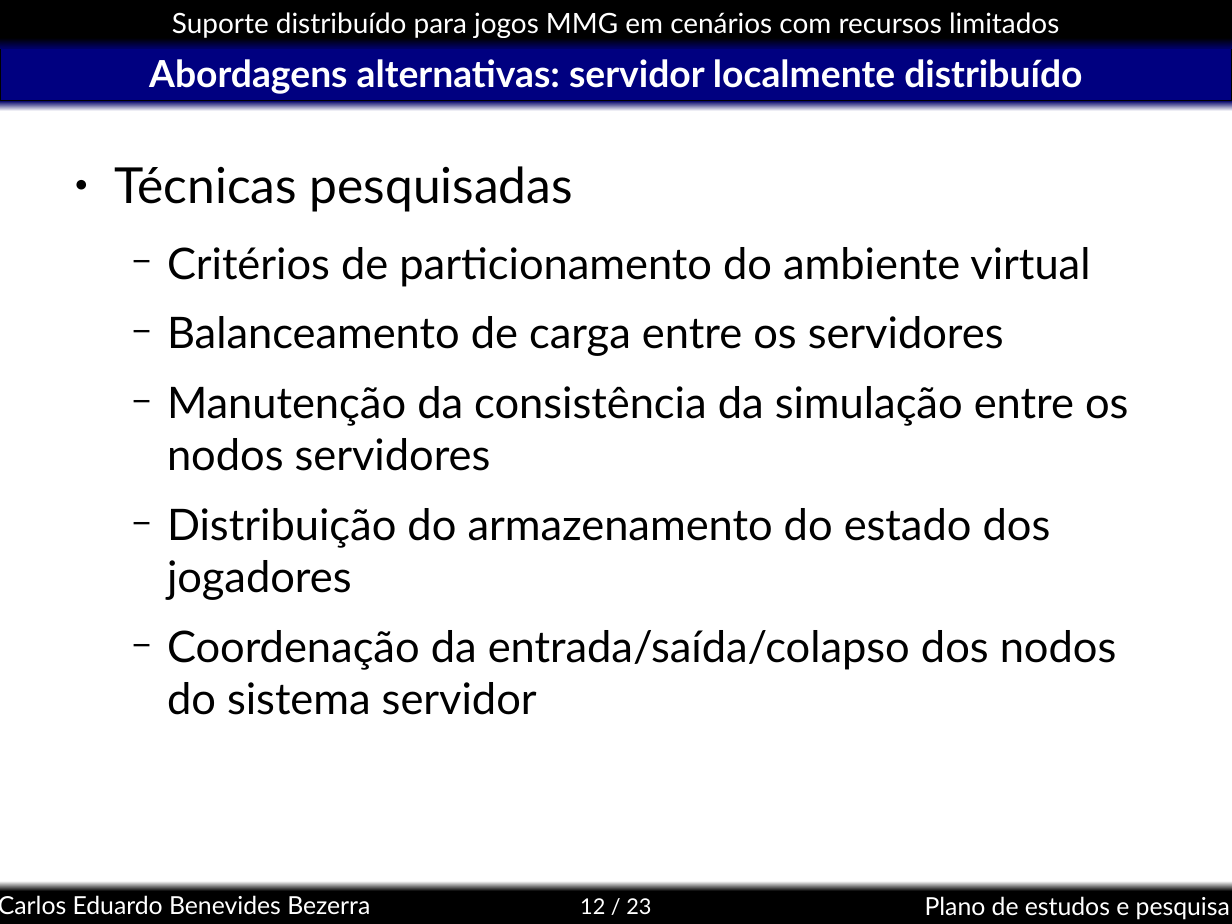
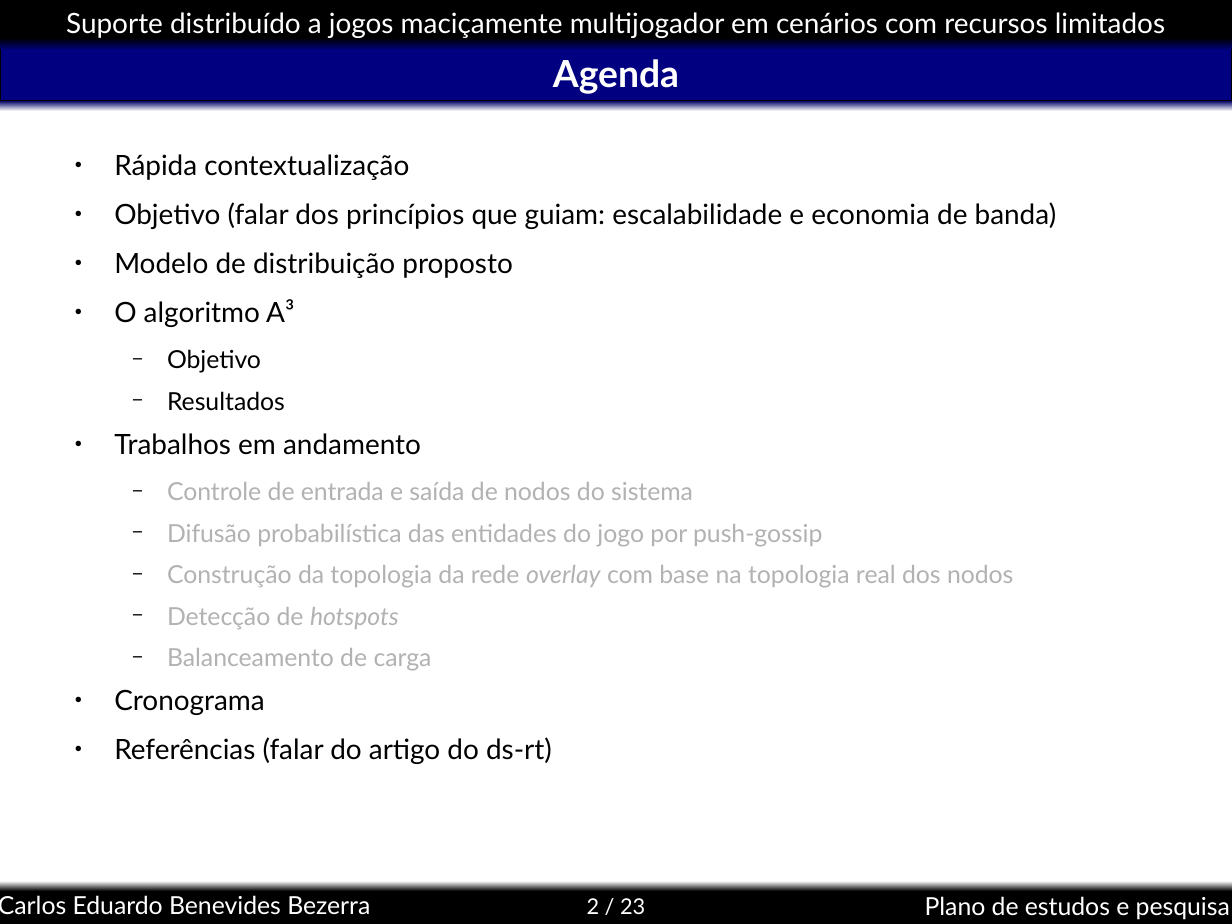
Before and after one commit to kdubezerra/kdubezerra, a slide deck: slide 2 of textos/semac/Semac_Defesa.ppt (slide 12 before the commit). Drawn at 1232x924 pixels with LibreOffice and Linux fonts; fonts in the diff are those of the drawing; background and template pictures are left out. Boxes give left, top, right and bottom in pixels: in the first picture for what was removed or moved away, otherwise in the second. Text is boxed around its words. In the diff, an @@ line names an element or a change of style, - is before the commit and + after.

```diff
--- a/textos/semac/Semac_Defesa.ppt
+++ b/textos/semac/Semac_Defesa.ppt
@@ text in rectangle at (x1=66, y1=12, x2=1165, y2=38): text changed @@
-Suporte distribuído para jogos MMG em cenários com recursos limitados
+Suporte distribuído a jogos maciçamente multijogador em cenários com recursos limitados
@@ title at (x1=553, y1=59, x2=679, y2=94): text changed @@
-Abordagens alternativas: servidor localmente distribuído
+Agenda
@@ text at (x1=114, y1=154, x2=1057, y2=764): text changed; size 28 to 16 pt @@
-● Técnicas pesquisadas
-  − Critérios de particionamento do ambiente virtual
-  − Balanceamento de carga entre os servidores
-  − Manutenção da consistência da simulação entre os nodos servidores
-  − Distribuição do armazenamento do estado dos jogadores
-  − Coordenação da entrada/saída/colapso dos nodos do sistema servidor
+● Rápida contextualização
+● Objetivo (falar dos princípios que guiam: escalabilidade e economia de banda)
+● Modelo de distribuição proposto
+● O algoritmo A³
+  − Objetivo
+  − Resultados
+● Trabalhos em andamento
+  − Controle de entrada e saída de nodos do sistema
+  − Difusão probabilística das entidades do jogo por push-gossip
+  − Construção da topologia da rede overlay com base na topologia real dos nodos
+  − Detecção de hotspots
+  − Balanceamento de carga
+● Cronograma
+● Referências (falar do artigo do ds-rt)
@@ page number at (x1=587, y1=898, x2=645, y2=914): text changed @@
-12 / 23
+2 / 23
```
Also in this commit, not shown: 11 other slides changed, 11 slides removed.
